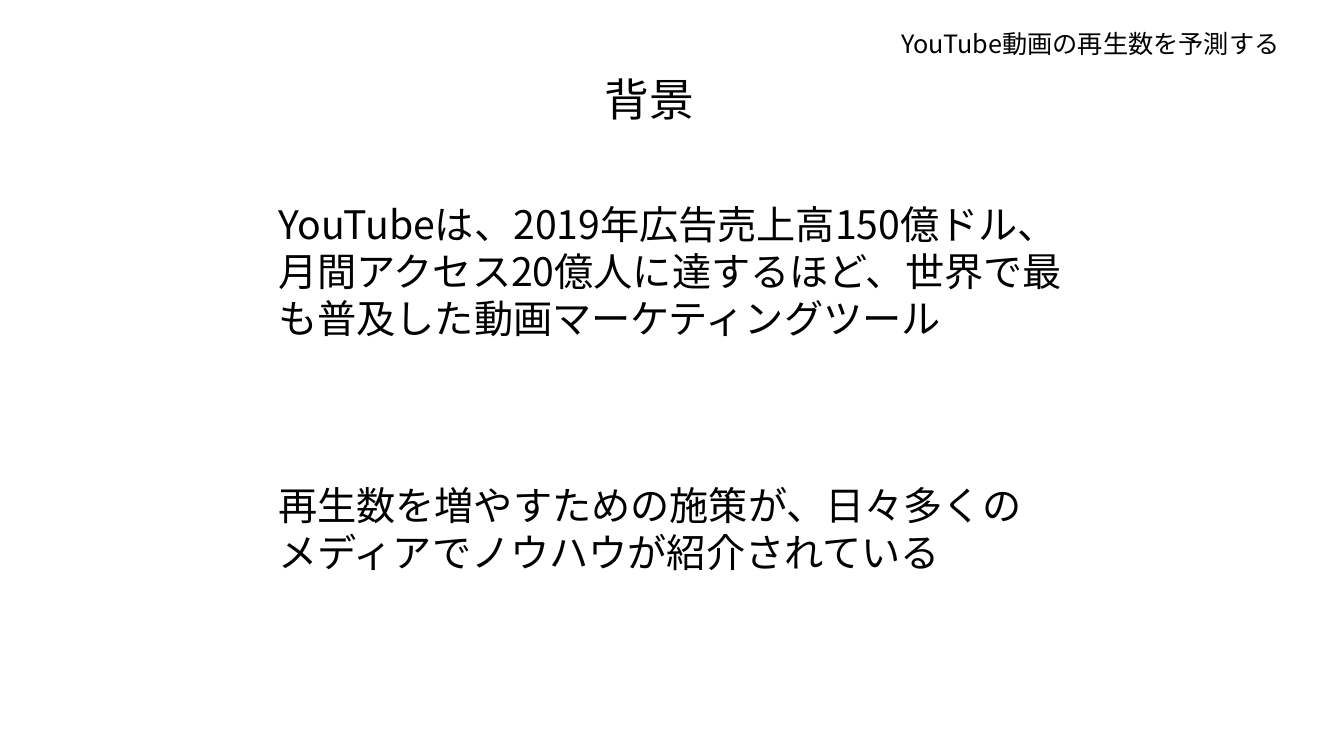
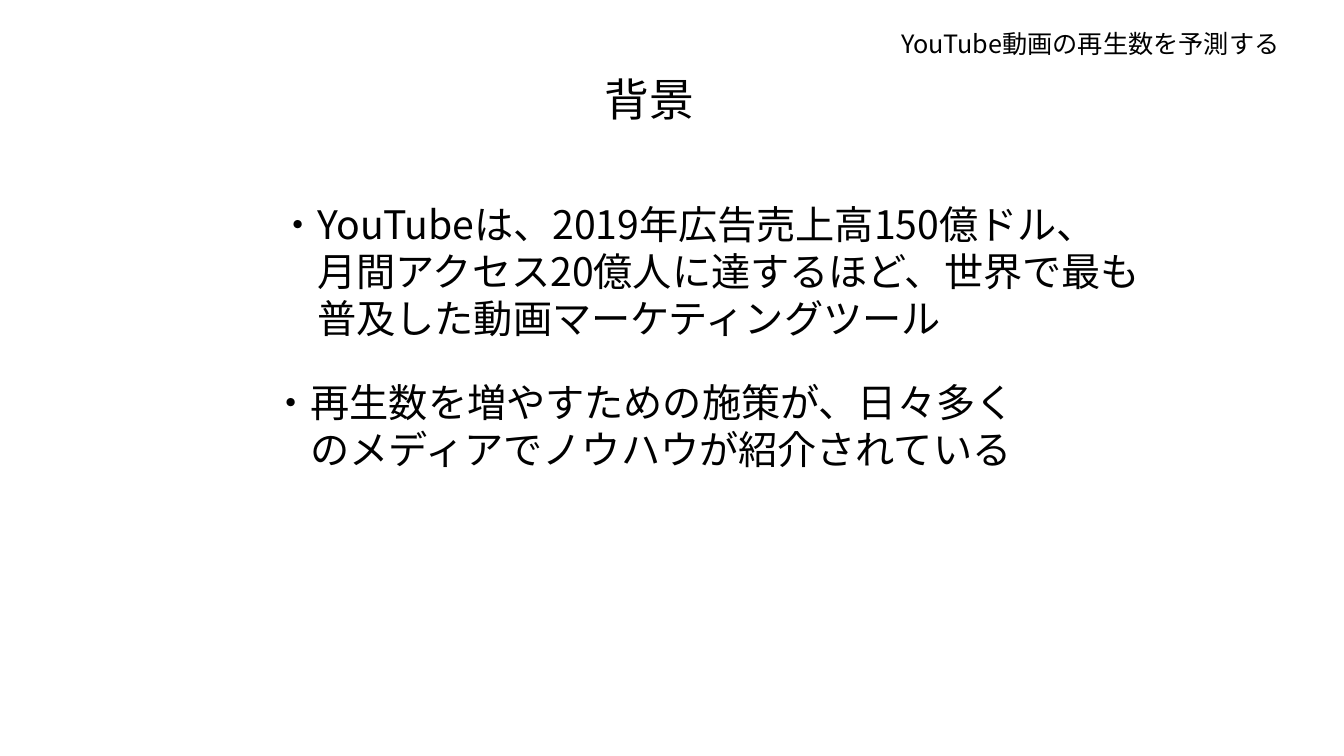
Before and after one commit to tsuru-kazu/research, a slide deck: slide 2 of docs/PD3_interim_report.pptx (slide 3 before the commit). Drawn at 1344x756 pixels with LibreOffice and Linux fonts; fonts in the diff are those of the drawing. Boxes give left, top, right and bottom in pixels: in the first picture for what was removed or moved away, otherwise in the second. Text is boxed around its words. In the diff, an @@ line names an element or a change of style, - is before the commit and + after.

```diff
--- a/docs/PD3_interim_report.pptx
+++ b/docs/PD3_interim_report.pptx
@@ text at box(278, 206, 1139, 336): text changed @@
-YouTubeは、2019年広告売上高150億ドル、月間アクセス20億人に達するほど、世界で最も普及した動画マーケティングツール
+・YouTubeは、2019年広告売上高150億ドル、
+月間アクセス20億人に達するほど、世界で最も
+普及した動画マーケティングツール
@@ text at box(272, 384, 1015, 468): text changed @@
-再生数を増やすための施策が、日々多くのメディアでノウハウが紹介されている
+・再生数を増やすための施策が、日々多く
+のメディアでノウハウが紹介されている
```
Also in this commit, not shown: 5 other slides changed, 1 slide removed, 2 other files.
